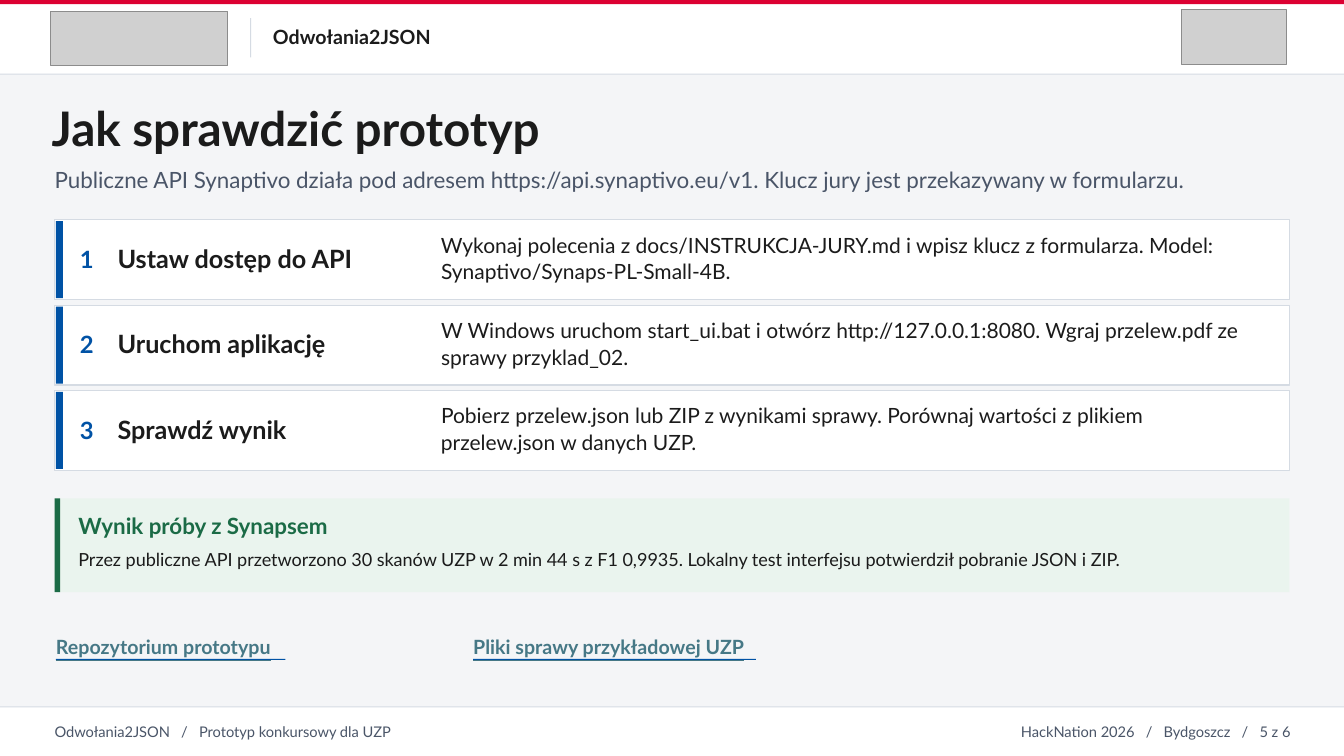
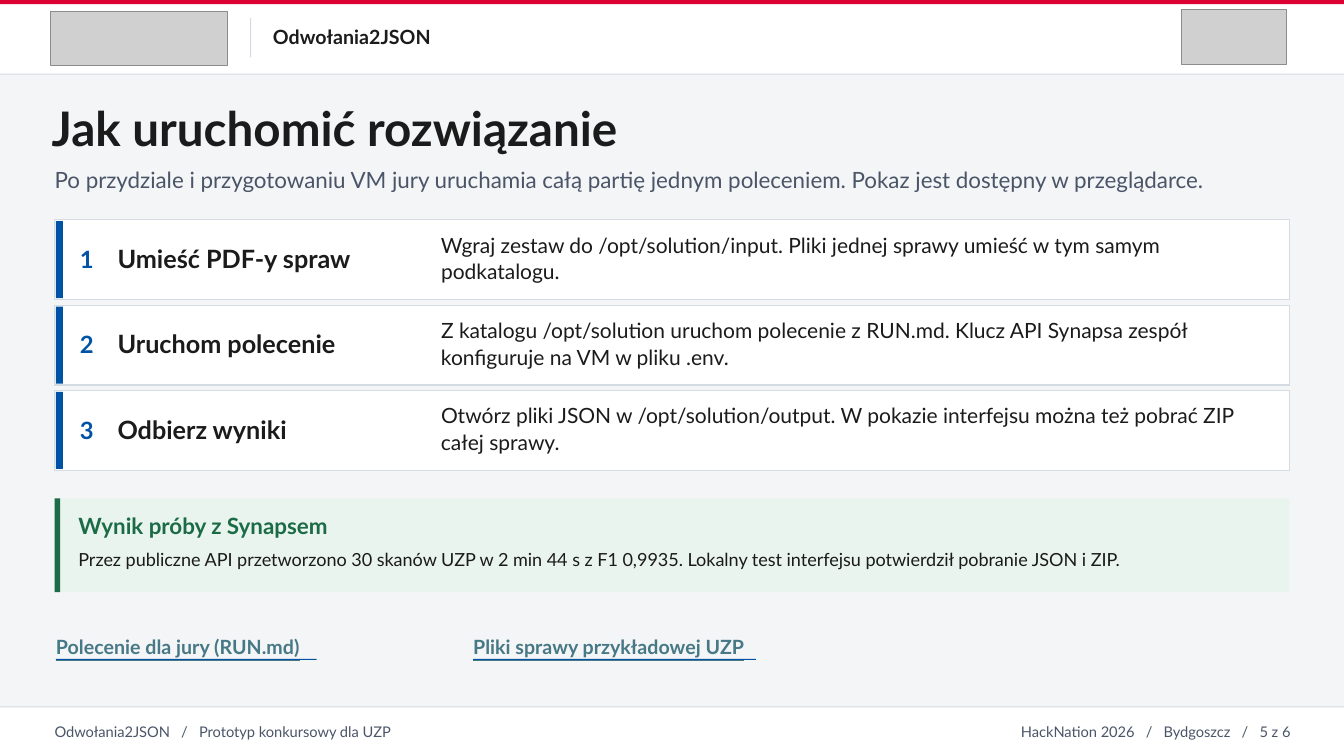
Before and after one commit to PapeMati98/Hacknation-ODWOLANIA2JSON, a slide deck: slide 5 of docs/prezentacja/Odwolania2JSON.pptx. Drawn at 1344x756 pixels with LibreOffice and Linux fonts; fonts in the diff are those of the drawing; grey boxes stand for pictures. Boxes give left, top, right and bottom in pixels: in the first picture for what was removed or moved away, otherwise in the second. Text is boxed around its words. In the diff, an @@ line names an element or a change of style, - is before the commit and + after.

```diff
--- a/docs/prezentacja/Odwolania2JSON.pptx
+++ b/docs/prezentacja/Odwolania2JSON.pptx
@@ text at box(52, 110, 617, 155): text changed @@
-Jak sprawdzić prototyp
+Jak uruchomić rozwiązanie
@@ text at box(55, 171, 1203, 192): text changed @@
-Publiczne API Synaptivo działa pod adresem https://api.synaptivo.eu/v1. Klucz jury jest przekazywany w formularzu.
+Po przydziale i przygotowaniu VM jury uruchamia całą partię jednym poleceniem. Pokaz jest dostępny w przeglądarce.
@@ text at box(441, 237, 1160, 257): text changed @@
-Wykonaj polecenia z docs/INSTRUKCJA-JURY.md i wpisz klucz z formularza. Model:
+Wgraj zestaw do /opt/solution/input. Pliki jednej sprawy umieść w tym samym
@@ text at box(118, 249, 350, 273): text changed @@
-Ustaw dostęp do API
+Umieść PDF-y spraw
@@ text at box(441, 263, 560, 283): text changed @@
-Synaptivo/Synaps-PL-Small-4B.
+podkatalogu.
@@ text at box(441, 322, 1188, 342): text changed @@
-W Windows uruchom start_ui.bat i otwórz http://127.0.0.1:8080. Wgraj przelew.pdf ze
+Z katalogu /opt/solution uruchom polecenie z RUN.md. Klucz API Synapsa zespół
@@ text at box(118, 334, 335, 358): text changed @@
-Uruchom aplikację
+Uruchom polecenie
@@ text at box(441, 349, 729, 369): text changed @@
-sprawy przyklad_02.
+konfiguruje na VM w pliku .env.
@@ text at box(441, 407, 1234, 427): text changed @@
-Pobierz przelew.json lub ZIP z wynikami sprawy. Porównaj wartości z plikiem
+Otwórz pliki JSON w /opt/solution/output. W pokazie interfejsu można też pobrać ZIP
@@ text at box(118, 420, 287, 443): text changed @@
-Sprawdź wynik
+Odbierz wyniki
@@ text at box(441, 434, 559, 454): text changed @@
-przelew.json w danych UZP.
+całej sprawy.
@@ rectangle: place and size @@
-rectangle at box(56, 659, 286, 660)
+rectangle at box(56, 659, 318, 660)
@@ text at box(56, 639, 299, 660): text changed @@
-Repozytorium prototypu
+Polecenie dla jury (RUN.md)
```
Also in this commit, not shown: 2 other slides changed, 10 other files.
